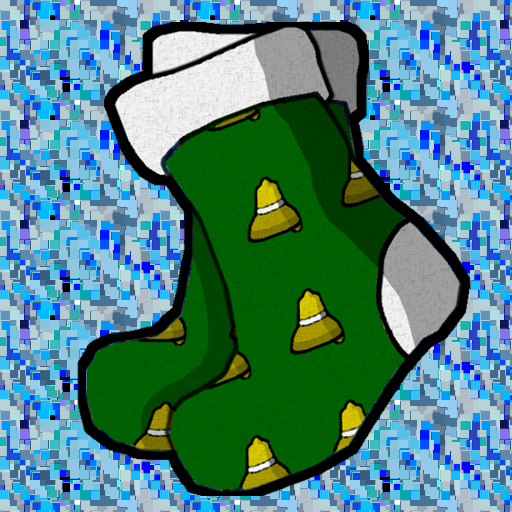
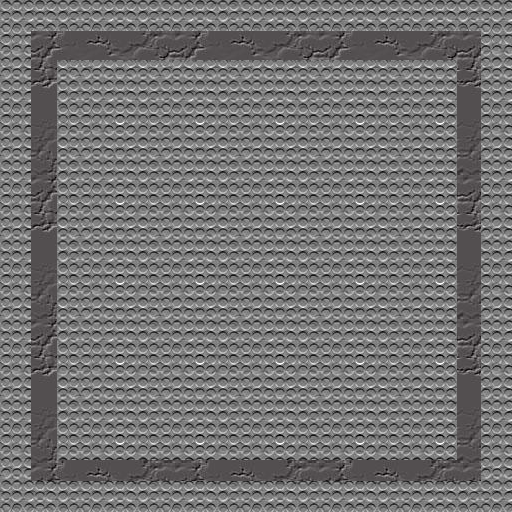
The second 512×512 image is a revision of the first. Changes to its layers:
hid "Stocking.png" over [76, 22, 471, 496]
added layer "Layer #1" above "Layer" over [31, 31, 481, 481]
painted on "Layer" over [0, 0, 512, 512]
